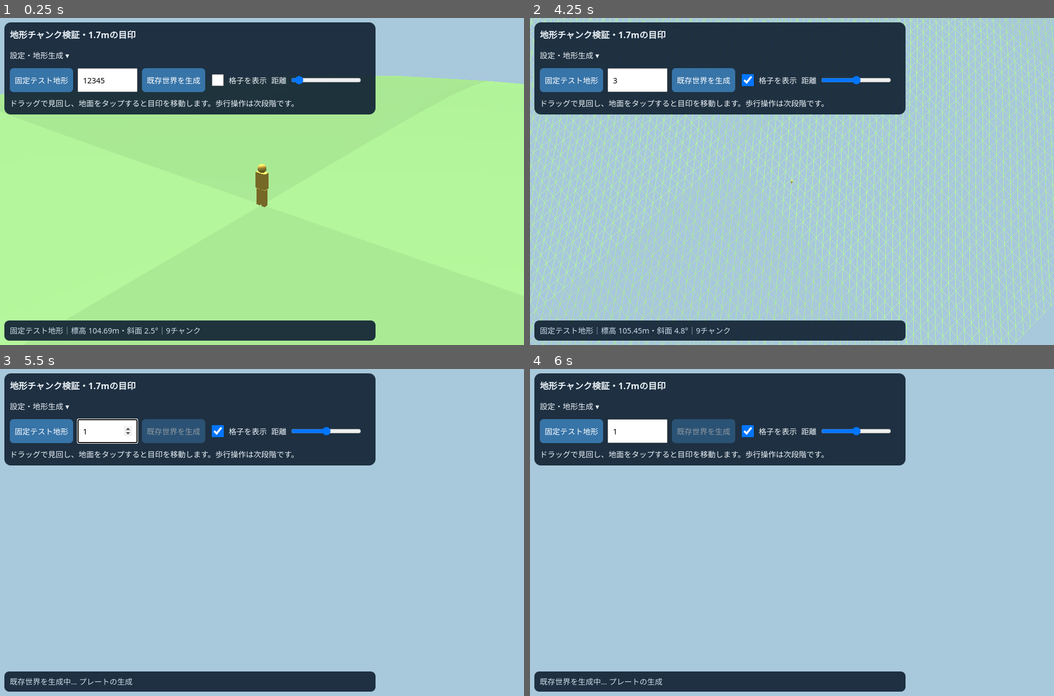
Above: before the commit, frames 1-4 (two rows, left to right).
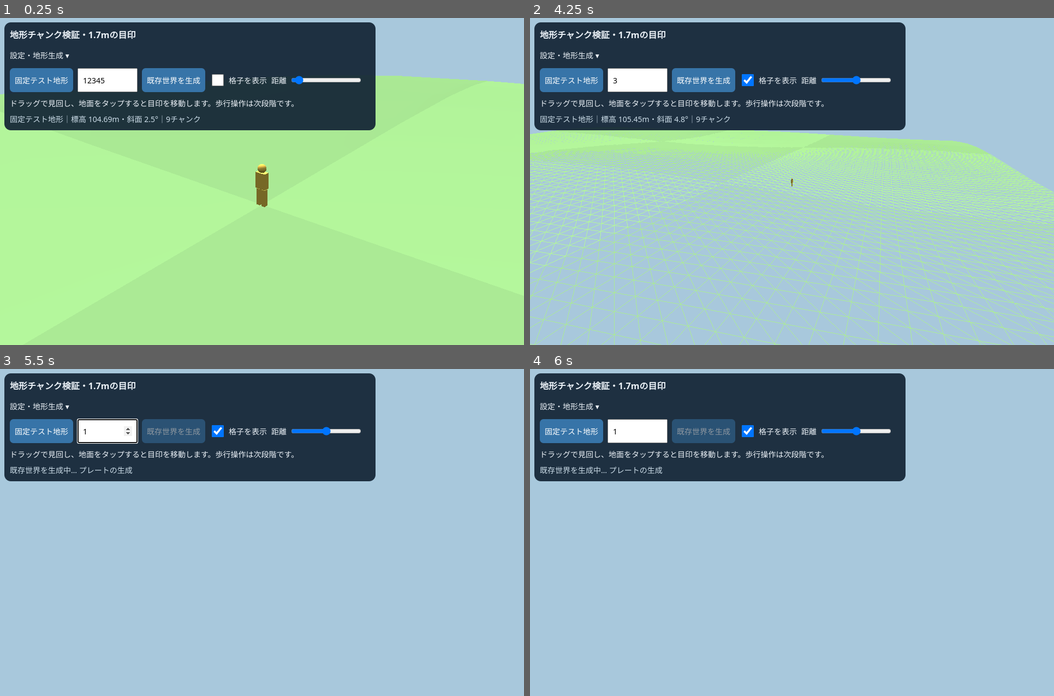
Above: after the commit, the same moments.

Repository: eitommkk1023-a11y/-history-simulation-game-restart
Game: browser game, page previews/terrain-chunks.html
Same seed, same stepped clock (60 frames per second), same inputs: the game is played once before the commit and once after it.
Inputs (mouse positions are in pixels of both pictures, inside the frame that each line leads up to):
- Up to frame 1 (0.25 s): no input
- Up to frame 2 (4.25 s): click (792, 181) at 0.27 s; click (792, 214) at 1.07 s; click (854, 80) at 1.27 s; click (687, 148) at 1.67 s; click (750, 80) at 1.87 s; click "固定テスト地形" at 2.02 s; press the mouse at (896, 132) at 2.27 s; release the mouse at (792, 116) at 2.4 s; click (854, 80) at 2.47 s; click (870, 246) at 2.87 s; click (640, 80) at 3.07 s; type "6" at 3.07 s; tap Enter at 3.1, 3.7 s; click (661, 263) at 3.47 s; click (640, 80) at 3.67 s; type "3" at 3.67 s; press the mouse at (792, 116) at 4.07 s; release the mouse at (739, 295) at 4.2 s
- Up to frame 3 (5.5 s): click (110, 431) at 4.27 s; type "10" at 4.27 s; tap Enter at 4.3, 4.9 s; click "既存世界を生成" at 4.52 s; click (419, 548) at 4.67 s; click (110, 431) at 4.87 s; type "4" at 4.87 s; click (104, 532) at 5.27 s; click (110, 431) at 5.47 s; type "1" at 5.47 s
- Up to frame 4 (6 s): tap Enter at 5.5 s; press the mouse at (739, 646) at 5.87 s

The runs differ from the first frame. In frame 1, 7.8% of the frame differs, in the area x 0-72%, y 27-99%; in frame 2, 31%, in the area x 0-100%, y 0-100%; in frame 3, 7.7%; in frame 4, 7.7%.

Commit message:
Move terrain status into settings to remove bottom overlay

Diff:
--- a/previews/terrain-chunks.html
+++ b/previews/terrain-chunks.html
@@ -9,10 +9,9 @@
   h1{font-size:16px;margin:0 0 4px}p{margin:8px 0 0;line-height:1.5}.controls{display:flex;gap:8px;flex-wrap:wrap;align-items:center}
   button,input,summary{font:inherit;touch-action:manipulation}button{padding:9px;border:0;border-radius:7px;background:#3774a8;color:white;min-height:44px;min-width:44px}button:disabled{opacity:.5}
   input[type=number]{width:110px;padding:8px;min-height:44px}input[type=range]{max-width:140px;min-height:44px}input[type=checkbox]{width:22px;height:22px}label{display:flex;gap:6px;align-items:center;min-height:44px}summary{cursor:pointer;min-height:44px;display:flex;align-items:center}
-  footer{position:fixed;left:max(8px,env(safe-area-inset-left));right:max(8px,env(safe-area-inset-right));bottom:max(8px,env(safe-area-inset-bottom));z-index:2;pointer-events:none;max-width:680px;background:#142536ee;padding:8px 10px;border-radius:9px}
-  #status{margin:0;color:#cbdce8;max-height:60px;overflow:hidden}#orientationHint{display:none;margin:0 0 5px;color:#ffe2a8}
+  #status{margin:8px 0 0;color:#cbdce8;max-height:60px;overflow:auto}#orientationHint{display:none;margin:4px 0 0;color:#ffe2a8}
   @media(orientation:portrait){#orientationHint{display:block}}
-  @media(orientation:landscape) and (max-height:500px){header{max-width:620px;padding:6px 10px}h1{font-size:14px}header p{font-size:12px;margin-top:4px}.controls{gap:5px}footer{font-size:12px}}
+  @media(orientation:landscape) and (max-height:500px){header{max-width:620px;padding:6px 10px}h1{font-size:14px}header p{font-size:12px;margin-top:4px}.controls{gap:5px}}
 </style>
 <header>
   <h1>地形チャンク検証・1.7mの目印</h1>
@@ -26,12 +25,10 @@
     <label>距離<input id="distance" type="range" min="5" max="120" value="12"></label>
   </div>
   <p>ドラッグで見回し、地面をタップすると目印を移動します。歩行操作は次段階です。</p>
+  <p id="status" role="status">準備中…</p>
   </details>
+  <p id="orientationHint">端末を横向きにすると、広く見渡せます。</p>
 </header>
-<footer>
-  <p id="orientationHint">端末を横向きにすると、広く見渡せます。</p>
-  <p id="status" role="status">準備中…</p>
-</footer>
 <script>
   window.addEventListener('error',e=>document.getElementById('status').textContent='エラー: '+e.message);
   window.addEventListener('unhandledrejection',e=>document.getElementById('status').textContent='エラー: '+e.reason);
--- a/previews/terrain-chunks.mjs
+++ b/previews/terrain-chunks.mjs
@@ -64,6 +64,7 @@
     mesh.position.set(o.x,o.y,o.z);scene.add(mesh);entries.push({chunk,mesh});
   }
   state={terrain,origin,entries,label};scene.updateMatrixWorld(true);placeMarker(point.xM,point.yM);
+  if(matchMedia('(orientation: landscape) and (max-height: 500px)').matches)document.getElementById('settings').open=false;
 }
 function cancelGeneration(){requestId++;if(worker){worker.terminate();worker=null;}generateButton.disabled=false;}
 function showFixture(){
@@ -90,7 +91,7 @@
 async function generateWorld(){
   const seed=Number(document.getElementById('seed').value);
   if(!Number.isInteger(seed)||seed<0||seed>0xffffffff){status.textContent='Seedは0〜4294967295の整数を指定してください。';return;}
-  if(matchMedia('(orientation: landscape) and (max-height: 500px)').matches)document.getElementById('settings').open=false;
+  document.getElementById('settings').open=true;
   cancelGeneration();const id=requestId;
   clearTerrain();draw();generateButton.disabled=true;status.textContent='既存世界を生成中…';
   let workerUrl=null;
--- a/tests/offline-landscape.browser.cjs
+++ b/tests/offline-landscape.browser.cjs
@@ -20,7 +20,9 @@
       assert.equal(await page.locator('#orientationHint').isVisible(),false);
       const settings=page.locator('#settings');
       assert.equal(await settings.evaluate(e=>e.open),name==='tablet');
+      if(name==='phone')assert.equal(await page.locator('#status').isVisible(),false,'閉じた設定の情報が地形に重ならない');
       if(name==='phone')await settings.locator('summary').click();
+      assert.equal(await page.locator('#status').isVisible(),true,'設定を開けば地形情報を確認できる');
       for(const id of ['fixture','generate','seed']){
         const box=await page.locator('#'+id).boundingBox();
         assert.ok(box.height>=44 && box.width>=44 && box.x>=0 && box.x+box.width<=width,id);
Not shown, changed: docs/offline-landscape-preview.md
